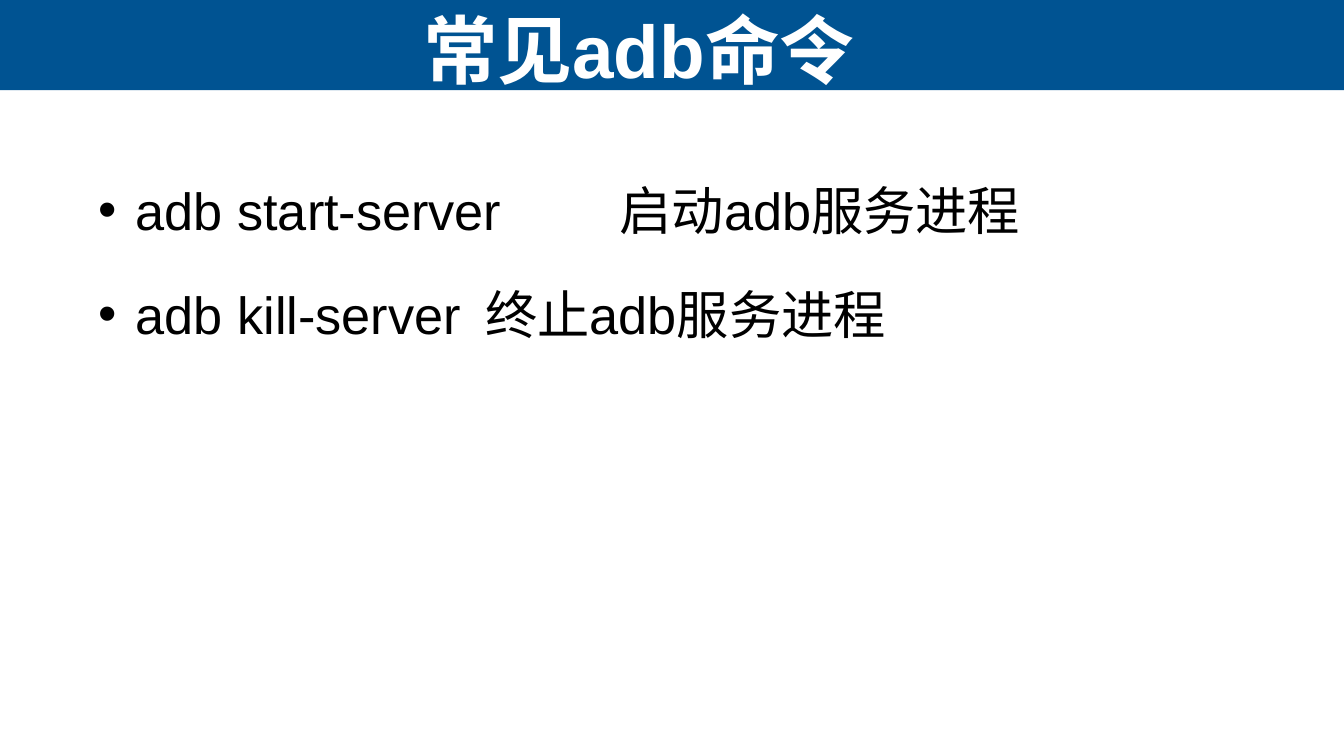
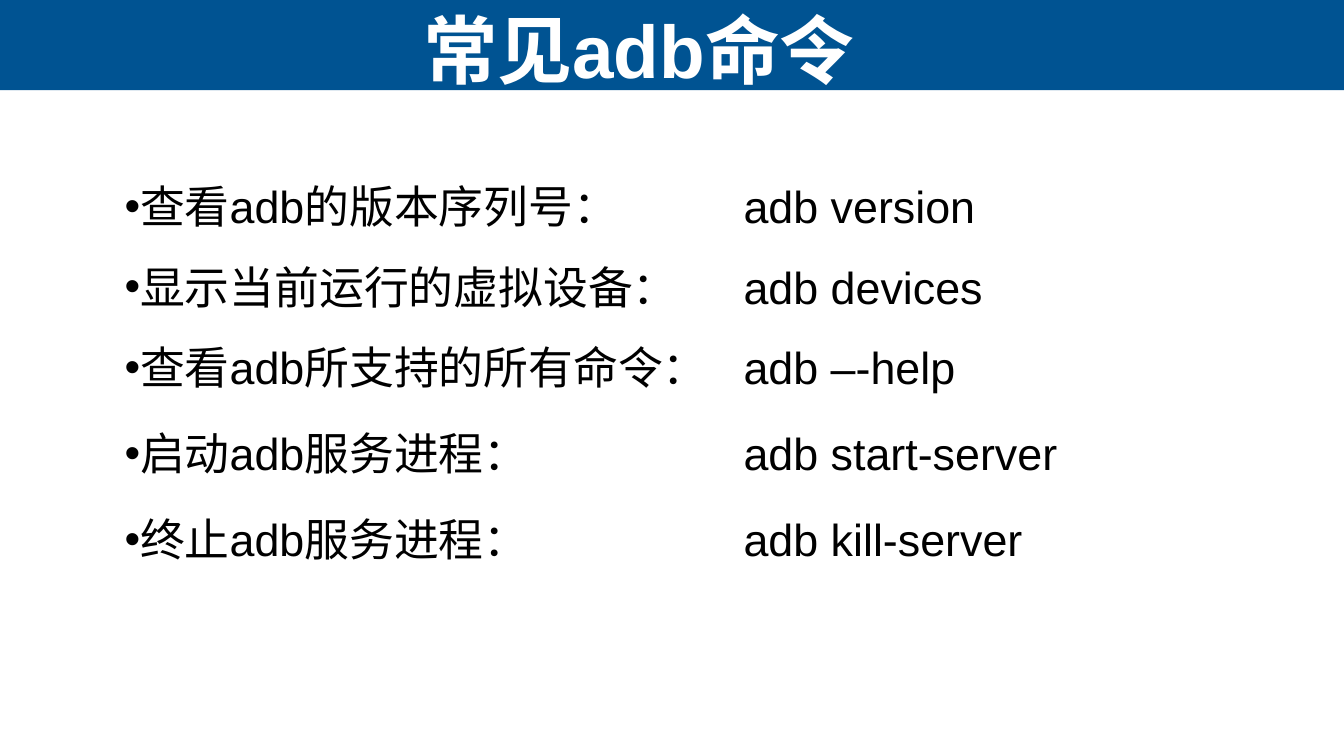
Before and after one commit to lihuanzhen2016/app-testing, a slide deck: slide 11 of PPT/03 ADB命令.pptx (slide 16 before the commit). Drawn at 1344x756 pixels with LibreOffice and Linux fonts; fonts in the diff are those of the drawing. Boxes give left, top, right and bottom in pixels: in the first picture for what was removed or moved away, otherwise in the second. Text is boxed around its words. In the diff, an @@ line names an element or a change of style, - is before the commit and + after.

```diff
--- a/PPT/03 ADB命令.pptx
+++ b/PPT/03 ADB命令.pptx
@@ text at (140,185,1058,560): text changed; size 28 to 24 pt @@
-• adb start-server 启动adb服务进程
-• adb kill-server 终止adb服务进程
+  • 查看adb的版本序列号： adb version
+  • 显示当前运行的虚拟设备： adb devices
+  • 查看adb所支持的所有命令： adb –-help
+  • 启动adb服务进程： adb start-server
+  • 终止adb服务进程： adb kill-server
```
Also in this commit, not shown: 13 other slides changed, 1 slide added, 1 slide removed, 1 other file.
